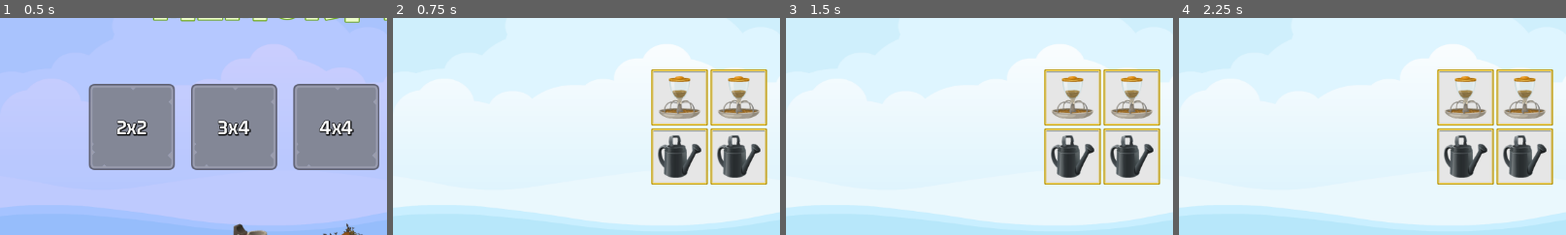
Above: before the commit, frames 1-4 (left to right).
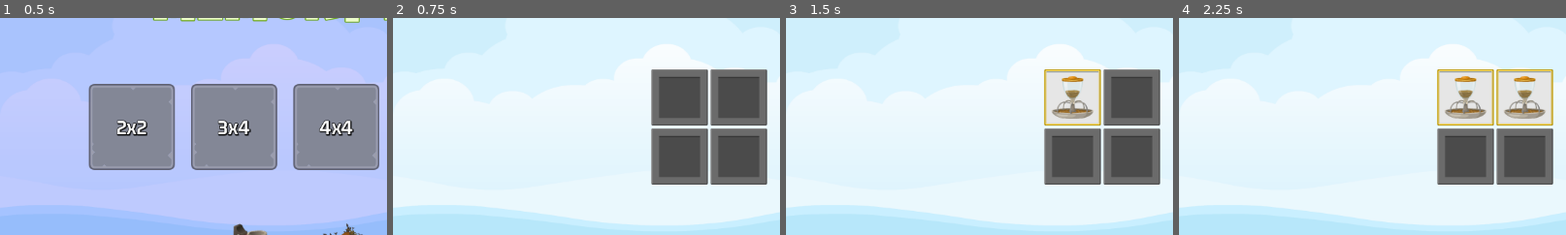
Above: after the commit, the same moments.

Repository: bluewind109/Memory-Madness
Game: Godot game, scene res://master_scene/master_scene.tscn
The game is run twice, just before and just after one commit, with the same random seed, the same clock (stepped at 60 frames per second) and the same inputs.
Inputs (mouse positions are % of the whole screen's width and height, from its top left):
- Up to frame 1 (0.5 s): no input
- Up to frame 2 (0.75 s): click "2x2" at 0.5 s
- Up to frame 3 (1.5 s): click (37, 43) at 1.25 s
- Up to frame 4 (2.25 s): click (45, 43) at 2.02 s
The pictures show only the part of the screen within x 0-50%, y 25-75%; the shares and areas given below are measured in that part.

Frame 1 is identical in both runs. In frame 2, 14% of the frame differs, in the area x 66-97%, y 23-77%; in frame 3, 10%; in frame 4, 6.6%.

Commit message:
Reveal tile on selected

Diff:
--- a/memory_tile/memory_tile.gd
+++ b/memory_tile/memory_tile.gd
@@ -4,12 +4,18 @@
 @onready var item_image = $ItemImage
 
 var _item_name: String
+var _can_select: bool = true
 
 func _ready():
-	pass
+	SignalManager.on_selection_disabled.connect(on_selection_disabled)
+	SignalManager.on_selection_enabled.connect(on_selection_enabled)
 
 func get_item_name() -> String:
 	return _item_name
+
+func reveal(val: bool) -> void:
+	frame_image.visible = val
+	item_image.visible = val
 
 func setup(
 	ii_dict: Dictionary,
@@ -18,3 +24,14 @@
 	frame_image.texture = _frame_img
 	item_image.texture = ii_dict.item_texture
 	_item_name = ii_dict.item_name
+	reveal(false)
+
+func on_selection_disabled() -> void:
+	_can_select = false
+
+func on_selection_enabled() -> void:
+	_can_select = true
+
+func _on_pressed():
+	if (_can_select == true):
+		reveal(true)
--- a/memory_tile/memory_tile.tscn
+++ b/memory_tile/memory_tile.tscn
@@ -46,3 +46,5 @@
 grow_vertical = 2
 pivot_offset = Vector2(32, 32)
 texture = ExtResource("3_7n44t")
+
+[connection signal="pressed" from="." to="." method="_on_pressed"]
--- a/singletons/signal_manager.gd
+++ b/singletons/signal_manager.gd
@@ -2,3 +2,5 @@
 
 signal on_level_selected(level_num: int)
 signal on_game_exit_pressed
+signal on_selection_enabled
+signal on_selection_disabled
